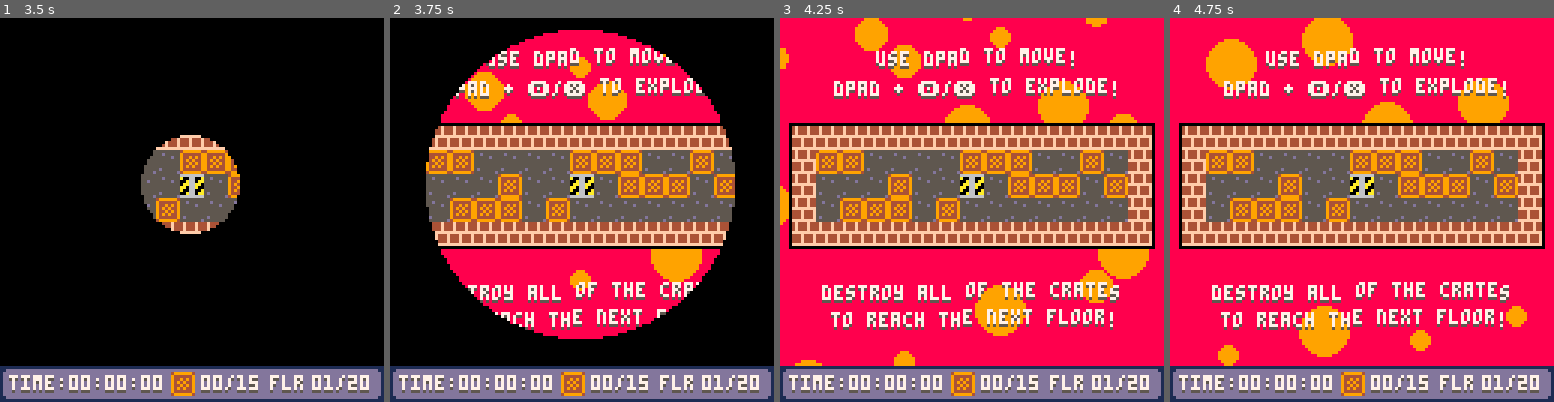
Above: before the commit, frames 1-4 (left to right).
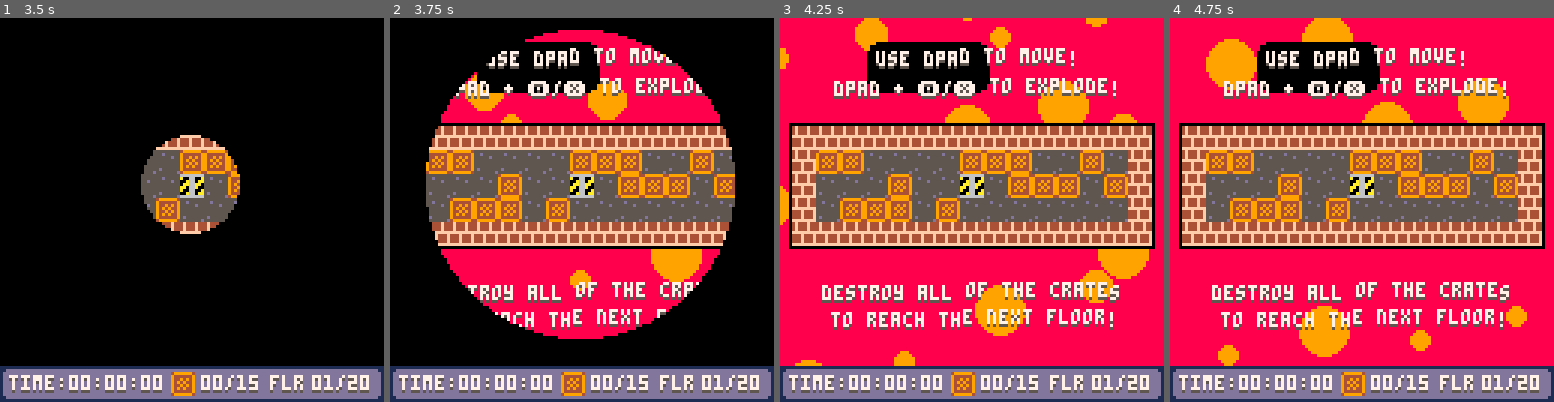
Above: after the commit, the same moments.

Repository: SHKBRD/P8CrateBall
Game: PICO-8 cartridge balltest24.p8
The game is run twice, just before and just after one commit, with the same random seed, the same clock (stepped at 60 frames per second) and the same inputs.
Inputs:
- Up to frame 1 (3.5 s): tap X (X key) at 0.33, 1.07, 1.85, 2.97 s; tap O (Z key) at 0.7, 1.7, 2.1, 2.5, 2.9, 3.3 s; hold Right 1.6-2.1 s; hold Up 2.15-2.42 s; hold Right 2.47-3.03 s; hold Left from 3.08 s (still down)
- Up to frame 2 (3.75 s): release Left at 3.58 s; hold Down from 3.63 s (still down); tap O (Z key) at 3.7 s
- Up to frame 3 (4.25 s): release Down at 3.97 s; hold Right from 4.02 s (still down); tap X (X key) at 4.08 s; tap O (Z key) at 4.1 s
- Up to frame 4 (4.75 s): tap O (Z key) at 4.5 s; release Right at 4.68 s; hold Up from 4.73 s (still down)

Frame 1 is identical in both runs. In frame 2, 2.7% of the frame differs, in the area x 22-55%, y 6-20%; in frame 3, 3.0%; in frame 4, 3.0%.

Commit message:
add blob cover, small optimization

Diff:
--- a/balltest24.p8
+++ b/balltest24.p8
@@ -1729,6 +1729,7 @@
 end
 
 function draw_level_text()
+	draw_blob(41, 20, 40, 16, 4, 0)
 	if floor_level == 1 then
 		draw_wavy_str("use dpad to move!", 44, 23)
 		draw_wavy_str("dpad + 🅾️ /❎  to explode!", 30, 33)
@@ -1967,11 +1968,11 @@
 	--pvy = pl.vy
 
 	if l or r or u or d then
-	boost = 6
-		if(l)pl.vx=boost*-1
-		if(r)pl.vx=boost
-		if(u)pl.vy=boost*-1
-		if(d)pl.vy=boost
+
+		if(l)pl.vx=-6
+		if(r)pl.vx=6
+		if(u)pl.vy=-6
+		if(d)pl.vy=6
 
 	for particles=1,60 do
 		add_boom_part(pl)
